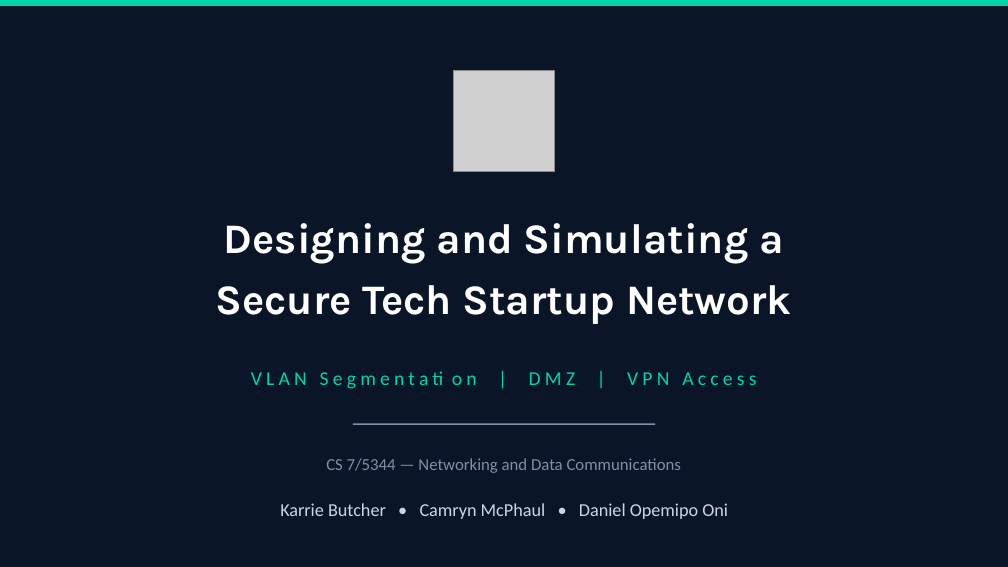
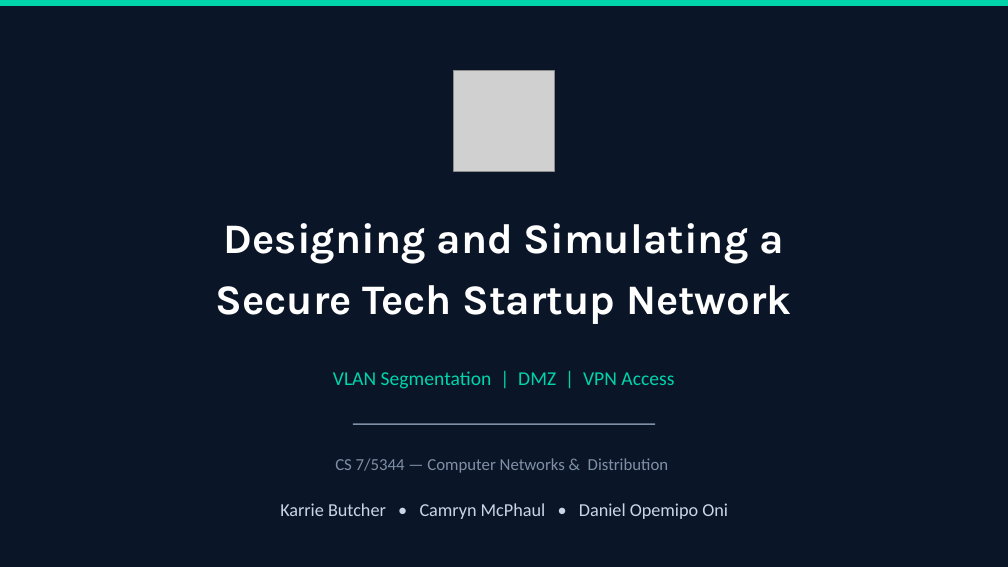
Before and after one commit to Logan722/tech-startup-network-design, a slide deck: slide 1 of presentations/TechStartupNetwork.pptx. Drawn at 1008x567 pixels with LibreOffice and Linux fonts; fonts in the diff are those of the drawing; grey boxes stand for pictures. Boxes give left, top, right and bottom in pixels: in the first picture for what was removed or moved away, otherwise in the second. Text is boxed around its words. In the diff, an @@ line names an element or a change of style, - is before the commit and + after.

```diff
--- a/presentations/TechStartupNetwork.pptx
+++ b/presentations/TechStartupNetwork.pptx
@@ text "VLAN Segmentation | DMZ | ..." at bbox=[333, 371, 674, 389]: letter spacing 3 to 0 pt @@
@@ text at bbox=[335, 458, 668, 473]: text changed @@
-CS 7/5344 — Networking and Data Communications
+CS 7/5344 — Computer Networks & Distribution
```
Also in this commit, not shown: 3 other slides changed, 1 slide added, 1 other file.
